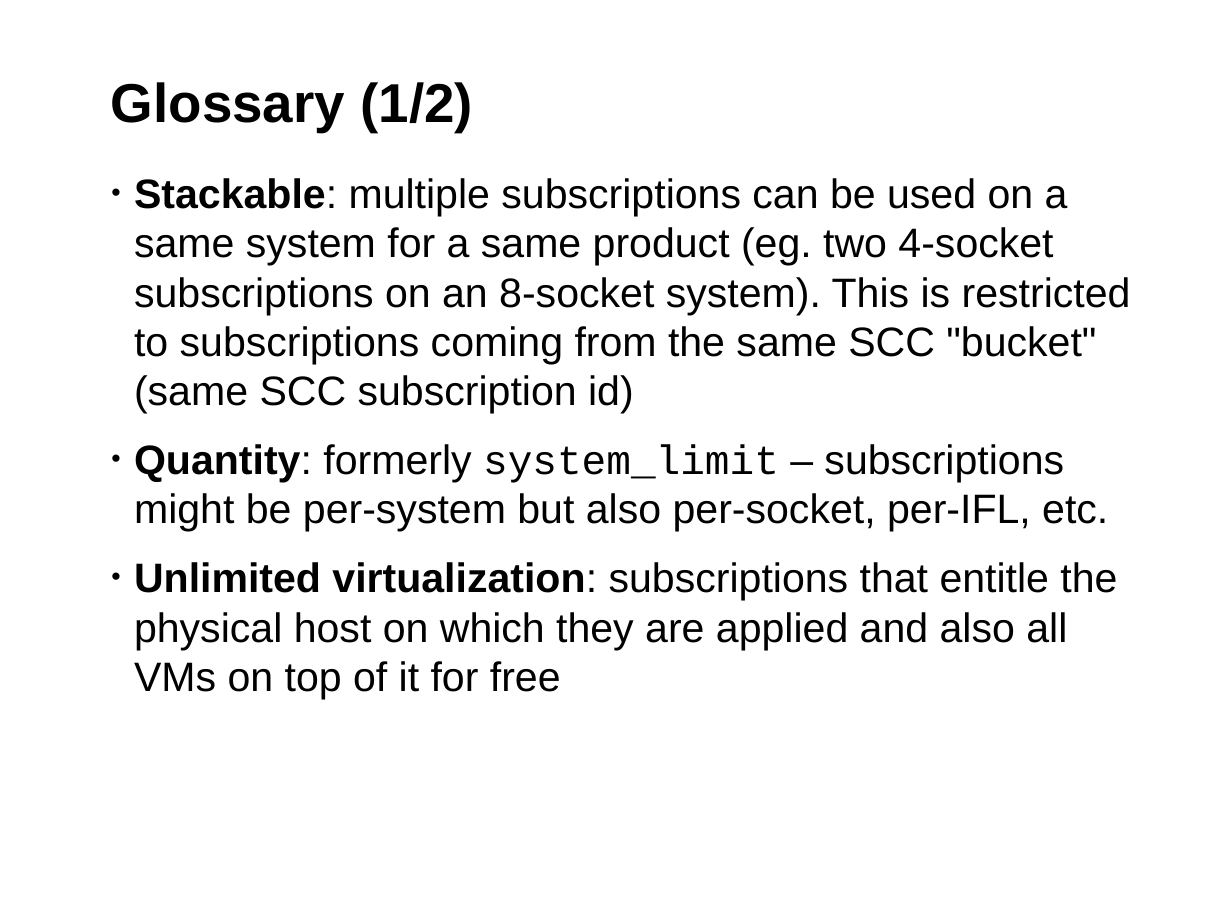
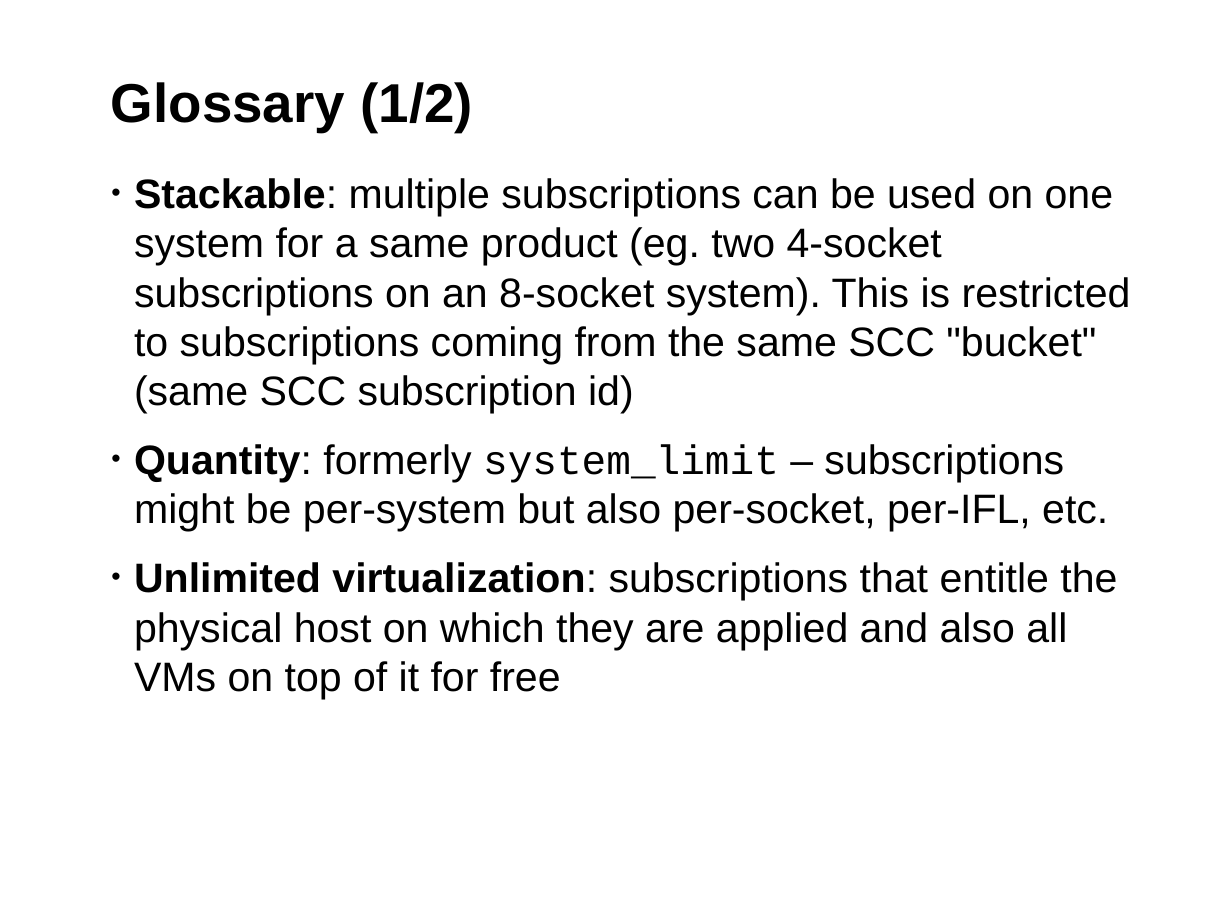
Before and after one commit to hustodemon/subscription-matcher, a slide deck: slide 8 of doc/SubscriptionCounting.odp (slide 6 before the commit). Drawn at 1232x924 pixels with LibreOffice and Linux fonts; fonts in the diff are those of the drawing; background and template pictures are left out. Boxes give left, top, right and bottom in pixels: in the first picture for what was removed or moved away, otherwise in the second. Text is boxed around its words. In the diff, an @@ line names an element or a change of style, - is before the commit and + after.

```diff
--- a/doc/SubscriptionCounting.odp
+++ b/doc/SubscriptionCounting.odp
@@ text at [134,178,1131,414]: text changed @@
-• Stackable: multiple subscriptions can be used on a same system for a same product (eg. two 4-socket subscriptions on an 8-socket system). This is restricted to subscriptions coming from the same SCC "bucket" (same SCC subscription id)
+• Stackable: multiple subscriptions can be used on one system for a same product (eg. two 4-socket subscriptions on an 8-socket system). This is restricted to subscriptions coming from the same SCC "bucket" (same SCC subscription id)
```
Also in this commit, not shown: 6 other slides changed, 2 slides added.
